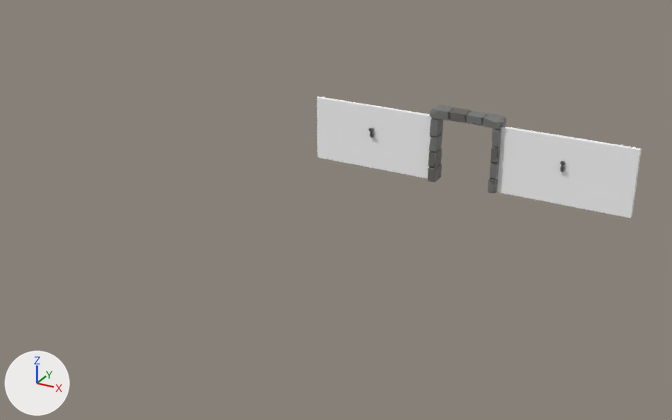
The FBX model Assets/Source/Environment/Levels/Dungeon/Rooms/Arena 02/Models/Dungeon_Arena_02_Wall_01.fbx: old version first, new version second.
Rendered twice from a 50 mm camera at (23.0, -46.5, 26.4) aimed at (-2.3, -0.5, 3.4). Every picture has the same lights, and +X, +Y and +Z are marked at lower left. Where no turn or scale is listed for an object, it has been applied to the vertices.

Objects in the first picture: 'Dungeon_Arena_02_Wall_01'.
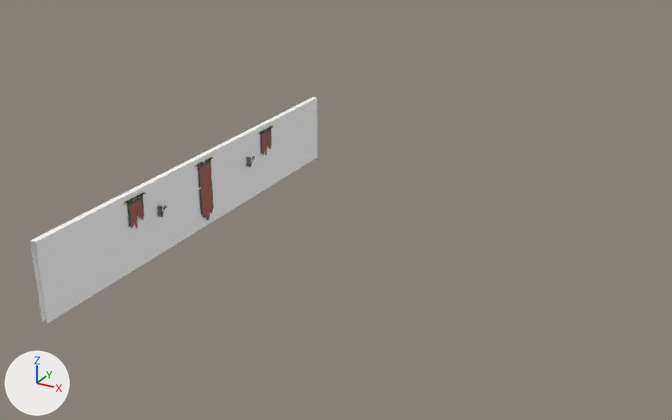
What differs and where, as boxes [x1, y1, x2, y2] in the pictures (672 x 420 px; the box of a moved part takes in the faces that stretch with it):
```json
{"object": "Dungeon_Arena_02_Wall_01", "change": "reshaped", "before": [317, 97, 641, 218], "after": [30, 97, 318, 323], "on screen": "11% narrower, 86% taller"}
{"part": 1, "of": "me_scene_032", "change": "moved or reshaped", "before": [370, 128, 374, 138], "after": [246, 157, 251, 167]}
{"part": 2, "of": "me_scene_032", "change": "moved or reshaped", "before": [560, 161, 565, 172], "after": [157, 205, 163, 217]}
{"part": 3, "of": "me_scene_032", "change": "added", "after": [197, 158, 214, 220], "on screen": "brown"}
{"part": 4, "of": "me_scene_032", "change": "added", "after": [260, 126, 272, 156]}
{"part": 5, "of": "me_scene_032", "change": "added", "after": [126, 193, 144, 229]}
{"part": 6, "of": "me_scene_032", "change": "deleted", "before": [428, 105, 507, 193]}
{"part": 7, "of": "me_scene_032", "change": "deleted", "before": [497, 126, 641, 218]}
{"part": 8, "of": "me_scene_032", "change": "built on", "before": [317, 97, 432, 179], "after": [30, 97, 318, 323]}
```

Scene script edits in JSON lines:
```json
{"block": "me_scene_032", "where": "# used by ob_dungeon_arena_02_wall_01; location = (0.0, 0.0, 0.0)"}
{"op": "remove", "block": "me_scene_032", "code": "me_scene_032.from_pydata(...)  # 1001 vertices, 1926 faces; spans x -12.5..12.5, y 14.4..15.8, z 0.0..5.7"}
{"op": "add", "block": "me_scene_032", "code": "me_scene_032.from_pydata(...)  # 1191 vertices, 2286 faces; spans x -12.9..-11.8, y -15.0..15.0, z 0.0..5.0"}
{"block": "me_scene_032", "change": "me_scene_032 part 1: the loose piece of 56 vertices spanning x -7.7..-7.4, y 14.8..15.0, z 2.6..3.3 is turned 90 degrees about the z axis through its middle, then moved by (-4.8, -9.9, 0.0)"}
{"block": "me_scene_032", "change": "me_scene_032 part 2: the loose piece of 56 vertices spanning x 7.3..7.6, y 14.8..15.0, z 2.6..3.3 is turned 90 degrees about the z axis through its middle, then moved by (-19.8, -19.8, 0.0)"}
{"block": "me_scene_032", "change": "me_scene_032 part 3: a new loose piece of 153 vertices spanning x -12.5..-12.3, y -0.8..0.6, z 0.4..4.7, in mat_dungeon_material_01 (its picture is missing)"}
{"block": "me_scene_032", "change": "me_scene_032 part 4: a new loose piece of 116 vertices spanning x -12.5..-12.3, y 6.7..8.1, z 2.6..4.7, in mat_dungeon_material_01 (its picture is missing)"}
{"block": "me_scene_032", "change": "me_scene_032 part 5: a new loose piece of 116 vertices spanning x -12.5..-12.3, y -7.8..-6.4, z 2.6..4.7, in mat_dungeon_material_01 (its picture is missing)"}
{"block": "me_scene_032", "change": "me_scene_032 part 6: the loose piece of 277 vertices spanning x -2.7..2.9, y 14.5..15.8, z 0.0..5.7 is deleted"}
{"block": "me_scene_032", "change": "me_scene_032 part 7: the loose piece of 12 vertices spanning x 2.5..12.5, y 15.0..15.4, z 0.0..5.0 is deleted"}
{"block": "me_scene_032", "change": "me_scene_032 part 8: 10 vertices removed from x -12.5..-2.5, y 15.0..15.4, z 0.0..5.0; 26 vertices added at x -12.9..-12.5, y -15.0..15.0, z 0.0..5.0"}
```
